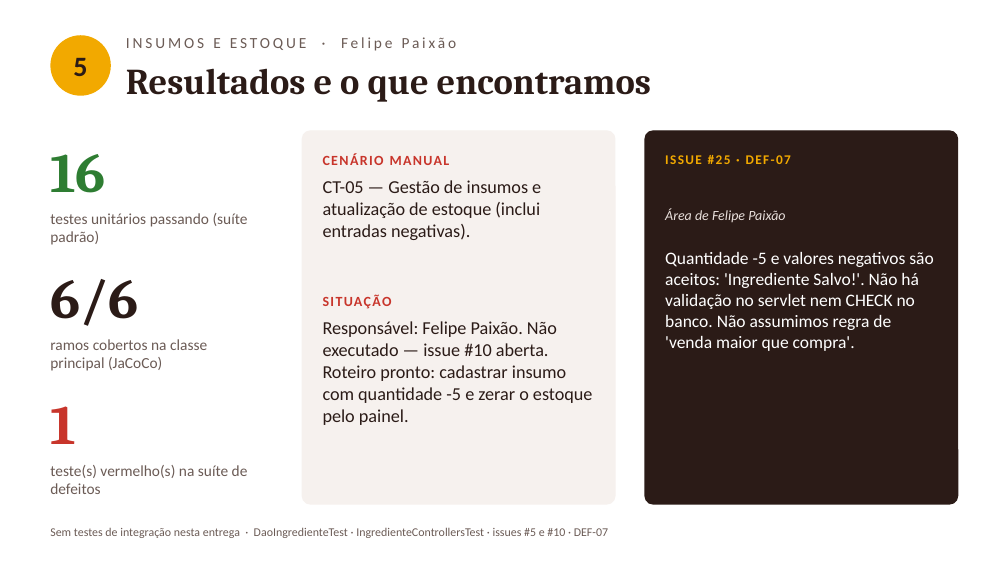
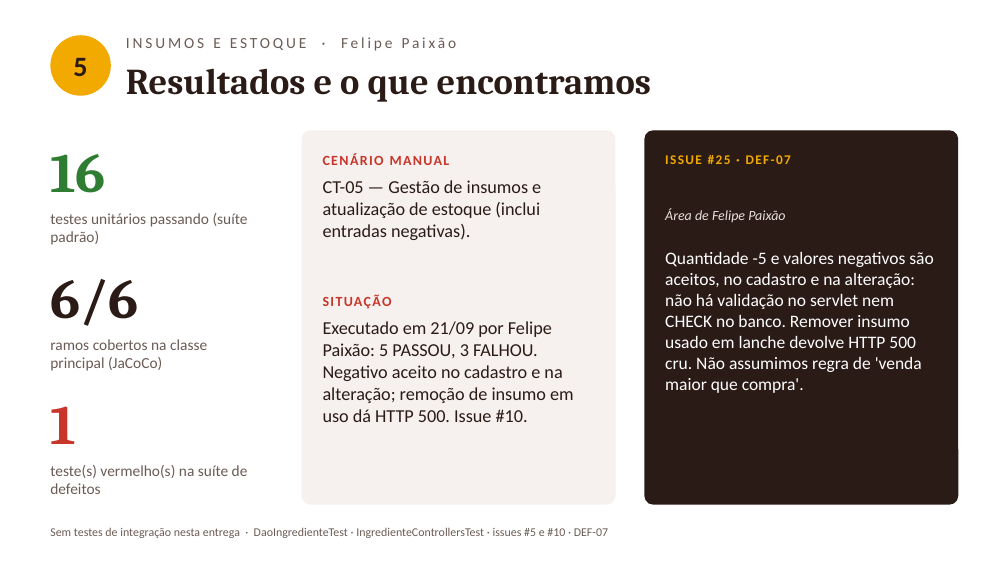
Before and after one commit to vini-pinheiro/trabalho-qualidade-e-teste-de-software, a slide deck: slide 11 of docs/entrega-1/apresentacao/apresentacao-entrega-1.pptx. Drawn at 1008x567 pixels with LibreOffice and Linux fonts; fonts in the diff are those of the drawing. Boxes give left, top, right and bottom in pixels: in the first picture for what was removed or moved away, otherwise in the second. Text is boxed around its words. In the diff, an @@ line names an element or a change of style, - is before the commit and + after.

Commit message:
docs: casos de teste manuais, plano e apresentação projetada no README
- cinco casos manuais executados, um por integrante, com prints
- deck e roteiro atualizados com os resultados reais dos manuais
- cinco defeitos novos encontrados nos manuais, registrados no relatório
- README do repositório mostra a apresentação e o resumo da entrega

```diff
--- a/docs/entrega-1/apresentacao/apresentacao-entrega-1.pptx
+++ b/docs/entrega-1/apresentacao/apresentacao-entrega-1.pptx
@@ text at [665,252,933,393]: text changed @@
-Quantidade -5 e valores negativos são aceitos: 'Ingrediente Salvo!'. Não há validação no servlet nem CHECK no banco. Não assumimos regra de 'venda maior que compra'.
+Quantidade -5 e valores negativos são aceitos, no cadastro e na alteração: não há validação no servlet nem CHECK no banco. Remover insumo usado em lanche devolve HTTP 500 cru. Não assumimos regra de 'venda maior que compra'.
@@ text at [323,321,574,422]: text changed @@
-Responsável: Felipe Paixão. Não executado — issue #10 aberta. Roteiro pronto: cadastrar insumo com quantidade -5 e zerar o estoque pelo painel.
+Executado em 21/09 por Felipe Paixão: 5 PASSOU, 3 FALHOU. Negativo aceito no cadastro e na alteração; remoção de insumo em uso dá HTTP 500. Issue #10.
```
Also in this commit, not shown: 5 other slides changed, 12 other files.
